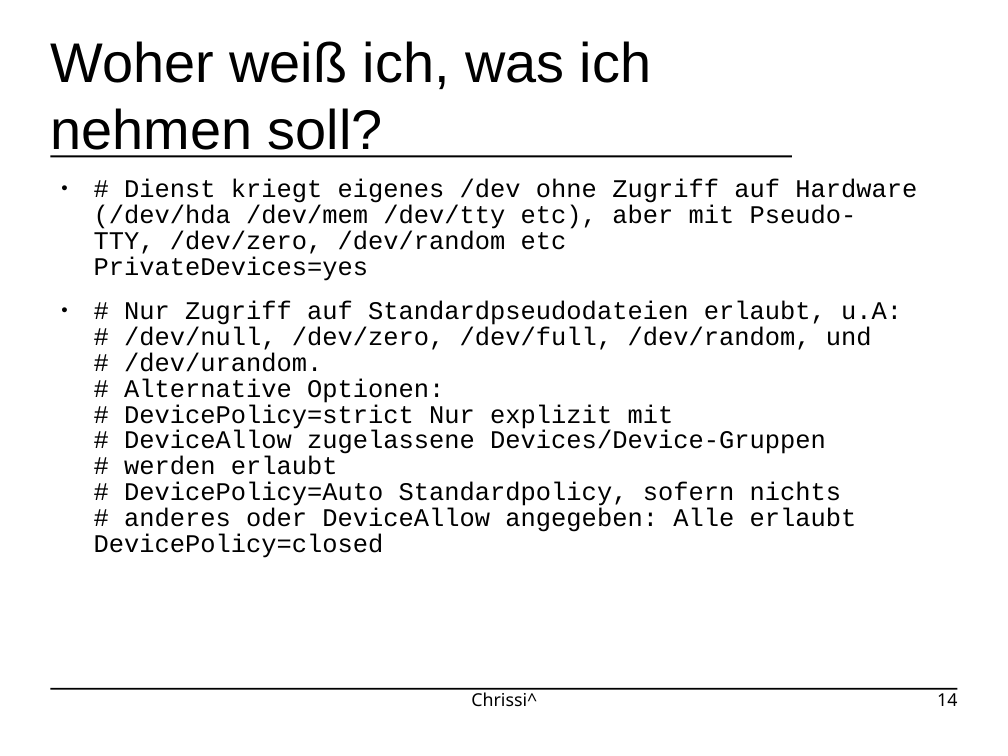
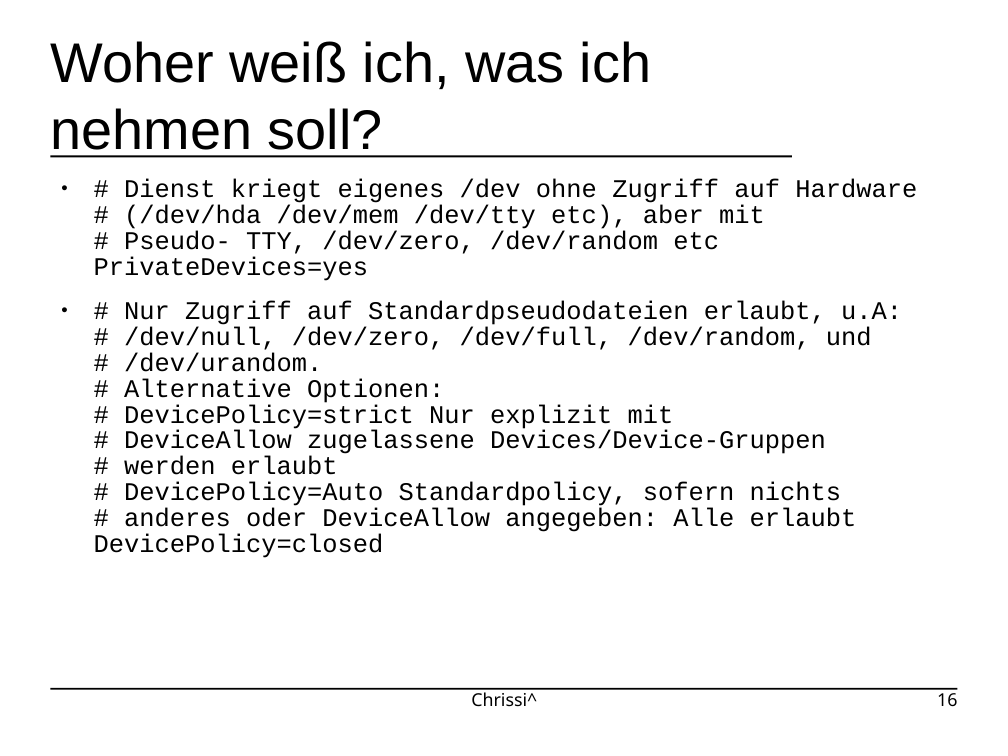
Before and after one commit to johannesst/systemd-workshop-gpn23, a slide deck: slide 16 of slides.odp (slide 14 before the commit). Drawn at 1008x756 pixels with LibreOffice and Linux fonts; fonts in the diff are those of the drawing; background and template pictures are left out. Boxes give left, top, right and bottom in pixels: in the first picture for what was removed or moved away, otherwise in the second. Text is boxed around its words. In the diff, an @@ line names an element or a change of style, - is before the commit and + after.

```diff
--- a/slides.odp
+++ b/slides.odp
@@ text at [94, 179, 917, 281]: text changed @@
-● # Dienst kriegt eigenes /dev ohne Zugriff auf Hardware (/dev/hda /dev/mem /dev/tty etc), aber mit Pseudo-TTY, /dev/zero, /dev/random etc
-  PrivateDevices=yes
+● # Dienst kriegt eigenes /dev ohne Zugriff auf Hardware # (/dev/hda /dev/mem /dev/tty etc), aber mit
+  # Pseudo- TTY, /dev/zero, /dev/random etc
+  PrivateDevices=yes
@@ page number at [937, 689, 957, 707]: text changed @@
-14
+16
```
Also in this commit, not shown: 15 other slides changed, 3 slides added, 3 other files.
